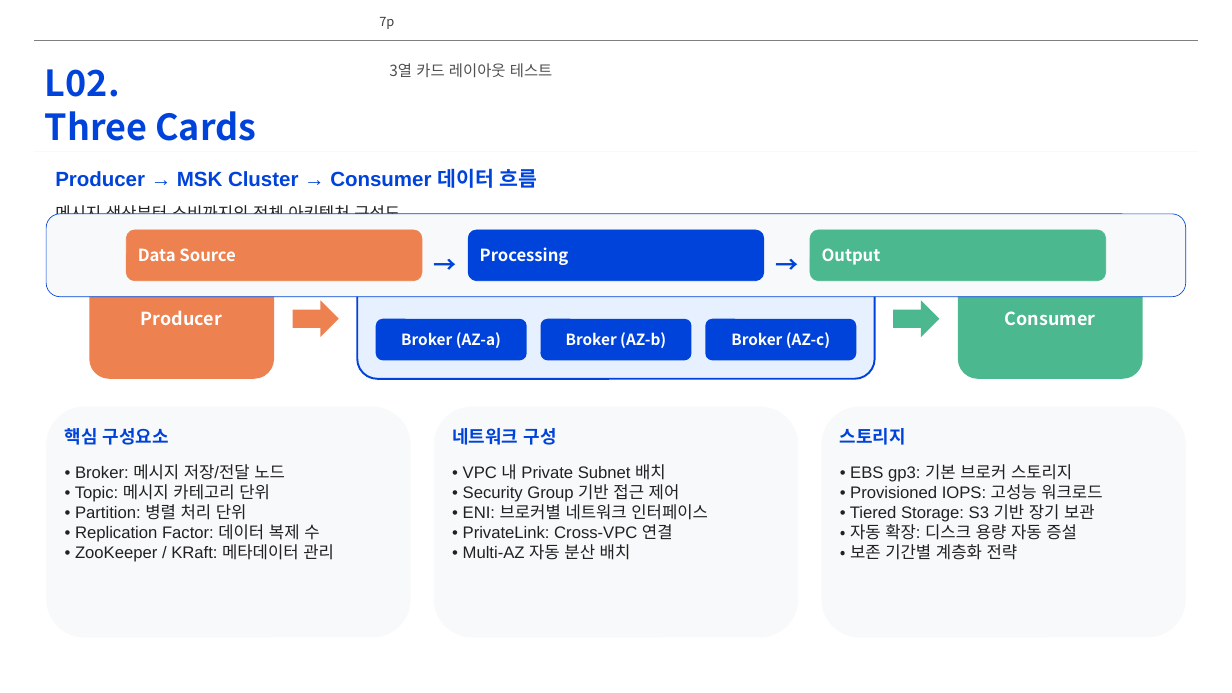
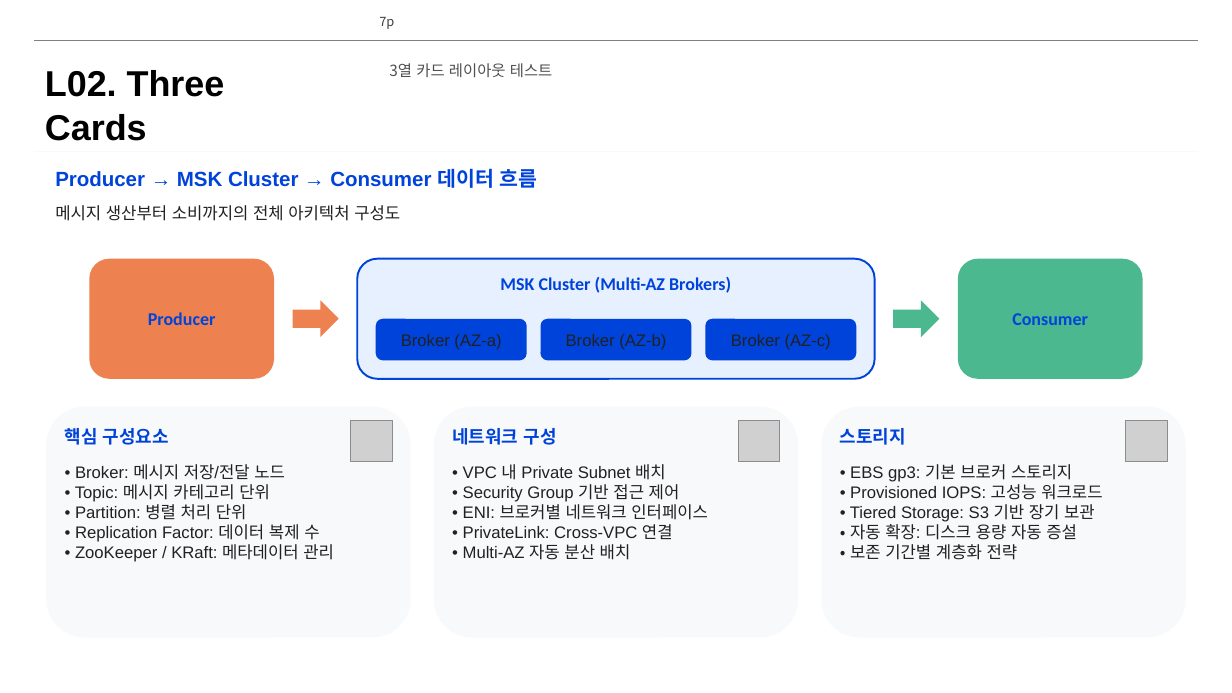
Before and after one commit to lhs6395-hslee/project-steer, a slide deck: slide 7 of results/pptx/AWS_MSK_Expert_Intro.pptx. Drawn at 1232x693 pixels with LibreOffice and Linux fonts; fonts in the diff are those of the drawing; grey boxes stand for pictures; background and template pictures are left out. Boxes give left, top, right and bottom in pixels: in the first picture for what was removed or moved away, otherwise in the second. Text is boxed around its words. In the diff, an @@ line names an element or a change of style, - is before the commit and + after.

```diff
--- a/results/pptx/AWS_MSK_Expert_Intro.pptx
+++ b/results/pptx/AWS_MSK_Expert_Intro.pptx
@@ text at (45,70,225,141): text changed; font Noto Sans CJK KR to Arial; text colour #0043DA to #000000 @@
-L02.
-Three Cards
+L02. Three Cards
@@ rounded rectangle removed at (46,213,1186,297) @@
@@ rounded rectangle removed at (127,230,422,281) @@
-Data Source
@@ rounded rectangle removed at (469,230,764,281) @@
-Processing
@@ rounded rectangle removed at (811,230,1106,281) @@
-Output
@@ rounded rectangle "Producer" at (90,259,274,379): font Noto Sans CJK KR to Calibri, text colour #FFFFFF to #0043DA @@
@@ text "MSK Cluster (Multi-AZ Brokers)" at (500,277,731,293): font Noto Sans CJK KR to Calibri @@
@@ text removed at (422,246,469,264) @@
-→
@@ text removed at (764,246,811,264) @@
-→
@@ rounded rectangle "Consumer" at (958,259,1143,379): font Noto Sans CJK KR to Calibri, text colour #FFFFFF to #0043DA @@
@@ size 12 to 13 pt, font Noto Sans CJK KR to Arial, text colour #FFFFFF to #212121, bold off in 3 elements at (376,319,527,360), (541,319,691,360), (705,319,856,360) @@
@@ picture added at (350,421,392,462) @@
@@ picture added at (738,421,780,462) @@
@@ picture added at (1126,421,1167,462) @@
```
Also in this commit, not shown: 10 other slides changed, 2 other files.
